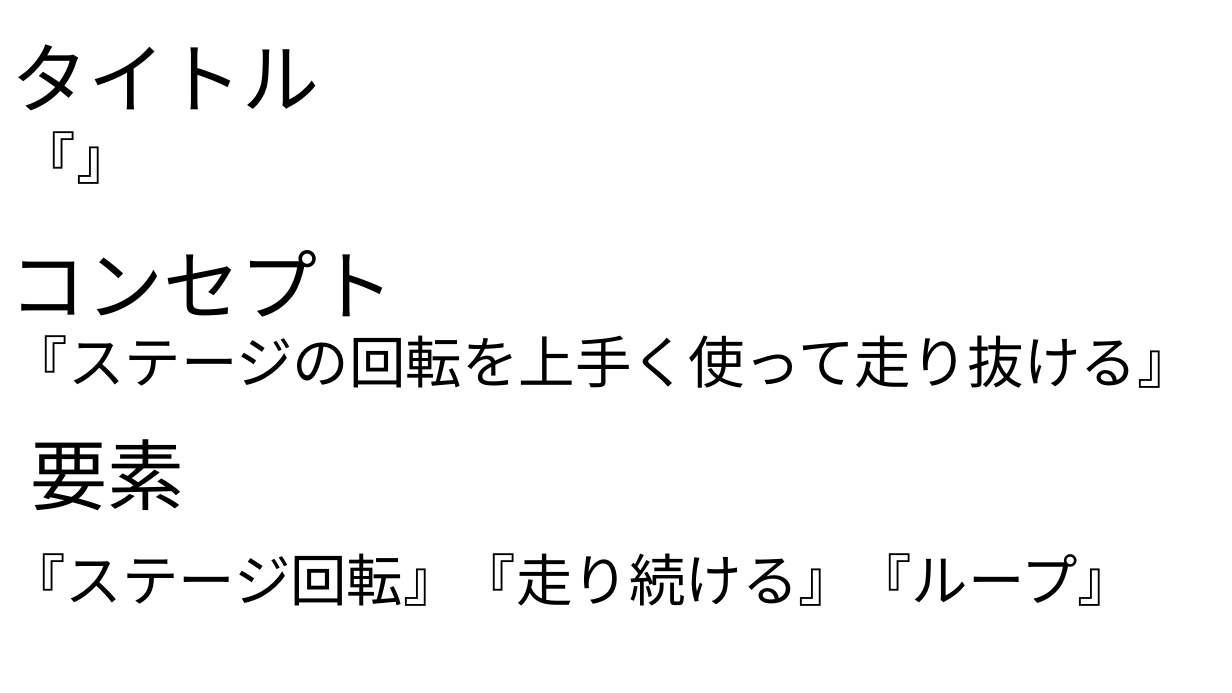
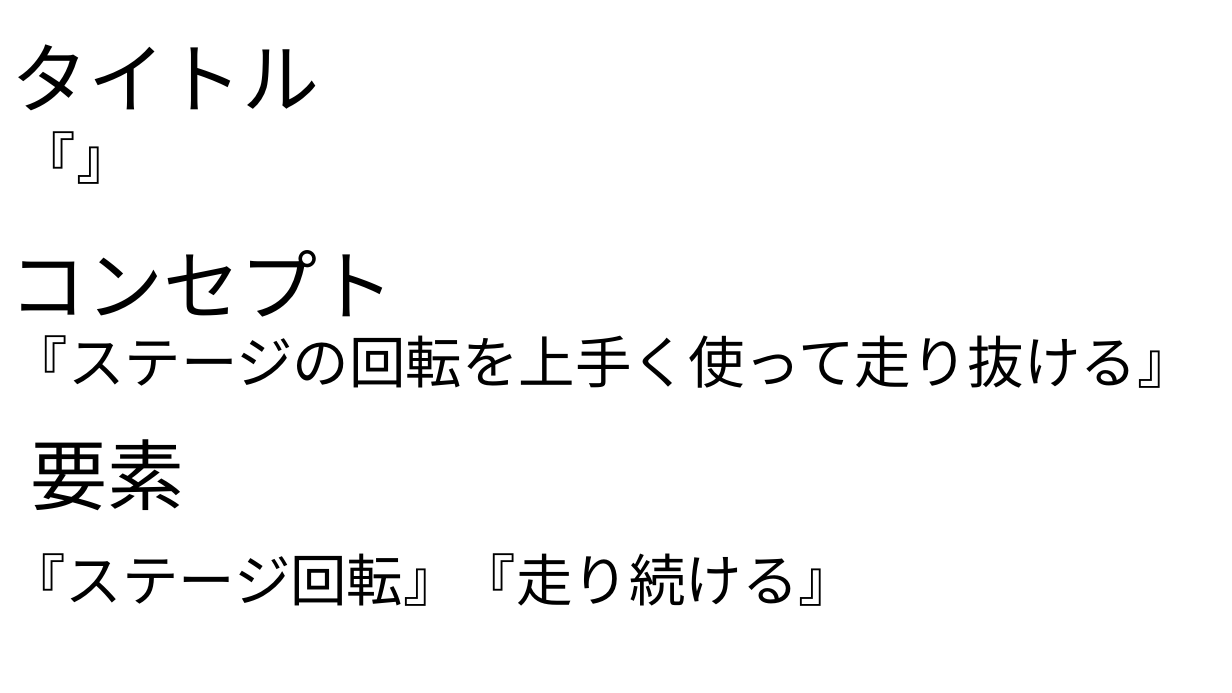
Before and after one commit to syo-ya/Employment, a slide deck: slide 1 of 企画/企画書.pptx. Drawn at 1232x693 pixels with LibreOffice and Linux fonts; fonts in the diff are those of the drawing. Boxes give left, top, right and bottom in pixels: in the first picture for what was removed or moved away, otherwise in the second. Text is boxed around its words. In the diff, an @@ line names an element or a change of style, - is before the commit and + after.

```diff
--- a/企画/企画書.pptx
+++ b/企画/企画書.pptx
@@ text at (9,553,855,606): text changed @@
-『ステージ回転』『走り続ける』『ループ』
+『ステージ回転』『走り続ける』
```
Also in this commit, not shown: 1 other slide changed, 33 other files.
